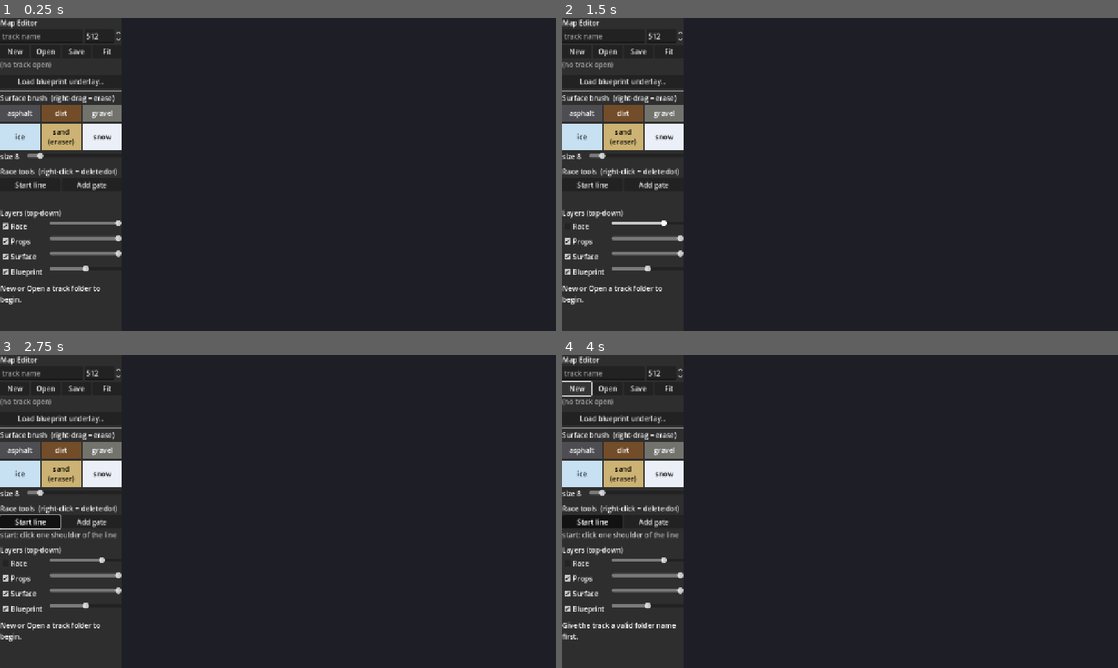
Above: before the commit, frames 1-4 (two rows, left to right).
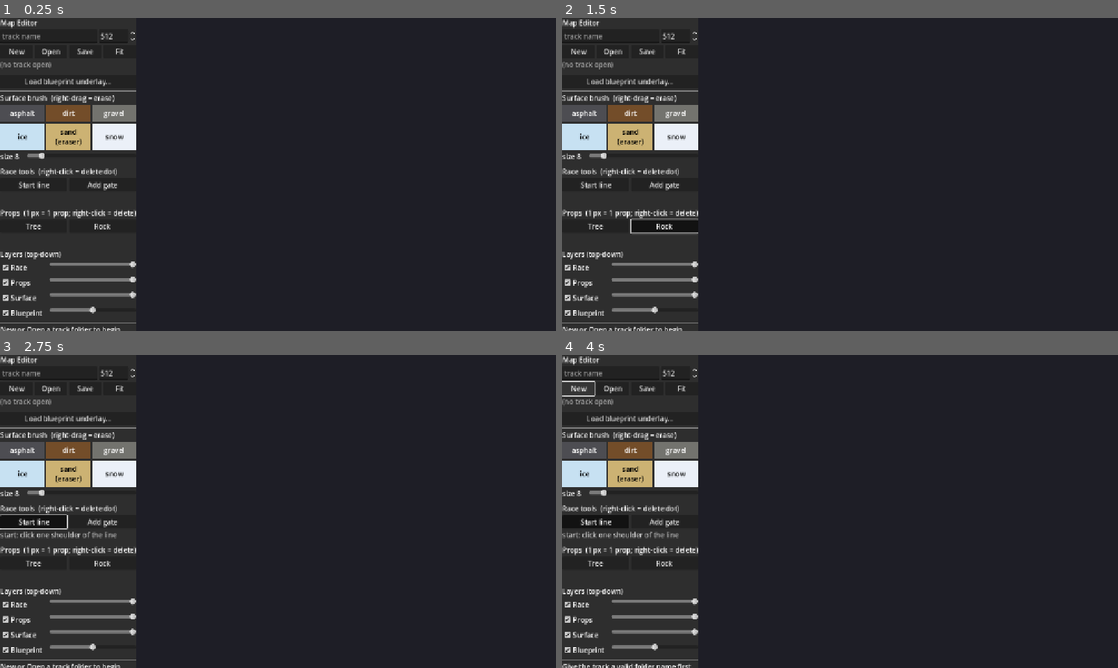
Above: after the commit, the same moments.

Repository: artemiiShabanov/RallyRivals
Game: Godot game, scene res://scenes/tools/map_editor.tscn
Two runs of this game, one before a commit and one after it. Both use one fixed random seed, a clock stepped at 60 frames per second and the inputs below. The project has no main scene, so this scene is started directly.
Inputs (mouse positions are in pixels of both pictures, inside the frame that each line leads up to):
- Up to frame 1 (0.25 s): no input
- Up to frame 2 (1.5 s): click (595, 224) at 0.5 s, where only the run after the commit has a clickable "Tree"; click (662, 224) at 1.25 s, where only the run after the commit has a clickable "Rock"
- Up to frame 3 (2.75 s): click "Start line" at 2 s
- Up to frame 4 (4 s): click "Start line" at 2.75 s; click "New" at 3.5 s

The runs differ from the first frame. In frame 1, 4.4% of the frame differs, in the area x 0-25%, y 4-100%; in frame 2, 4.7%; in frame 3, 4.4%; in frame 4, 4.5%.

Commit message:
Map editor: prop stamp tool + single-pixel marker fix
Tree/Rock stamps write SINGLE pixels — TrackBaker._add_markers spawns
one prop per matching pixel with no blob merging, so a 2x2 dot means 4
stacked props. That was a live bug in gen_test_track_images (every tree
was 4 overlapping boxes); markers are single pixels now and the test
track rebakes to exactly 8 props. Right-click erases nearby markers;
green/gray rings + a "N trees, M rocks" readout make 1 px stamps
visible; overlays refactored so race and prop gizmos coexist.

Verified headless: baked prop count 8, stamp/erase through real input
events, counts update, race overlays survive prop edits.

Task code-tools-map-editor-props done (25/127).

Co-Authored-By: Claude Opus 4.8 <noreply@anthropic.com>

Diff:
--- a/rallyrivals/scripts/tools/map_editor/map_editor.gd
+++ b/rallyrivals/scripts/tools/map_editor/map_editor.gd
@@ -33,6 +33,11 @@
 var _race_pending: Array[Vector2i] = []
 var _race_summary := ""             # last validation result, shown when not mid-placement
 var _race_hint: Label
+var _race_rings: Array = []         # overlay pieces, composed in _refresh_overlays
+var _race_lines: Array = []
+var _prop_mode := ""                # "" | "tree" | "rock"
+var _prop_rings: Array = []
+var _prop_count: Label
 
 func _ready() -> void:
 	var split := HBoxContainer.new()
@@ -150,6 +155,28 @@
 	_race_hint.autowrap_mode = TextServer.AUTOWRAP_WORD_SMART
 	_race_hint.modulate = Color(1, 1, 1, 0.7)
 	vb.add_child(_race_hint)
+
+	vb.add_child(HSeparator.new())
+	var props_title := Label.new()
+	props_title.text = "Props  (1 px = 1 prop; right-click = delete)"
+	vb.add_child(props_title)
+	var props_row := HBoxContainer.new()
+	for m in [["tree", "Tree"], ["rock", "Rock"]]:
+		var btn := Button.new()
+		btn.text = m[1]
+		btn.toggle_mode = true
+		btn.button_group = _brush_group
+		btn.size_flags_horizontal = Control.SIZE_EXPAND_FILL
+		btn.toggled.connect(func(on: bool) -> void:
+			if on:
+				_prop_mode = m[0]
+			elif _prop_mode == m[0]:
+				_prop_mode = "")
+		props_row.add_child(btn)
+	vb.add_child(props_row)
+	_prop_count = Label.new()
+	_prop_count.modulate = Color(1, 1, 1, 0.7)
+	vb.add_child(_prop_count)
 
 	vb.add_child(HSeparator.new())
 	var layers_title := Label.new()
@@ -287,9 +314,14 @@
 	_race_hint.text = prompts[_race_mode][_race_pending.size()] if _race_mode != "" else _race_summary
 
 func _on_clicked(px: Vector2i, button: int) -> void:
-	if doc == null or _race_mode == "":
+	if doc == null:
 		return
 	if px.x < 0 or px.y < 0 or px.x >= doc.size or px.y >= doc.size:
+		return
+	if _prop_mode != "" and _race_mode == "":
+		_prop_click(px, button)
+		return
+	if _race_mode == "":
 		return
 	if button == MOUSE_BUTTON_RIGHT:
 		_erase_race_near(px)
@@ -349,6 +381,50 @@
 			if Vector3(c.r - col.r, c.g - col.g, c.b - col.b).length() < 0.2:
 				img.set_pixel(x, y, Color.BLACK)
 
+# ---------- prop stamps ----------
+# Markers layer convention (TrackBaker._add_markers): ONE pixel = ONE prop, scanned per-pixel —
+# no blob merging like race dots. So stamps write single pixels.
+func _prop_click(px: Vector2i, button: int) -> void:
+	var img: Image = doc.images["markers"]
+	if button == MOUSE_BUTTON_LEFT:
+		img.set_pixel(px.x, px.y, TrackBaker.M_TREE if _prop_mode == "tree" else TrackBaker.M_ROCK)
+	elif button == MOUSE_BUTTON_RIGHT:
+		var r := 3
+		for dy in range(-r, r + 1):
+			for dx in range(-r, r + 1):
+				var x := px.x + dx; var y := px.y + dy
+				if x >= 0 and y >= 0 and x < doc.size and y < doc.size and dx * dx + dy * dy <= r * r:
+					img.set_pixel(x, y, Color.BLACK)
+	else:
+		return
+	doc.refresh_texture("markers")
+	_push_canvas()
+	_set_dirty(true)
+	_scan_props()
+	_refresh_overlays()
+
+func _scan_props() -> void:
+	_prop_rings = []
+	var trees := 0
+	var rocks := 0
+	if doc != null:
+		var img: Image = doc.images["markers"]
+		for y in doc.size:
+			for x in doc.size:
+				var c := img.get_pixel(x, y)
+				if Vector3(c.r - 1.0, c.g, c.b).length() < 0.2:
+					trees += 1
+					_prop_rings.append({"p": Vector2(x, y), "col": Color(0.25, 0.8, 0.3)})
+				elif Vector3(c.r, c.g, c.b - 1.0).length() < 0.2:
+					rocks += 1
+					_prop_rings.append({"p": Vector2(x, y), "col": Color(0.7, 0.7, 0.78)})
+	_prop_count.text = "%d trees, %d rocks" % [trees, rocks]
+
+func _refresh_overlays() -> void:
+	canvas.overlay_rings = _race_rings + _prop_rings
+	canvas.overlay_lines = _race_lines
+	canvas.queue_redraw()
+
 func _after_race_edit() -> void:
 	doc.refresh_texture("race")
 	_push_canvas()
@@ -357,8 +433,8 @@
 
 ## Rebuild race overlays + summary via TrackBaker's own reading of the layers.
 func _validate_race() -> void:
-	canvas.overlay_rings = []
-	canvas.overlay_lines = []
+	_race_rings = []
+	_race_lines = []
 	_race_summary = ""
 	if doc != null:
 		var b := TrackBaker.new()
@@ -375,19 +451,19 @@
 		var dirs := b._blobs(b._rc, TrackBaker.R_DIR)
 		var gates := b._blobs(b._rc, TrackBaker.R_GATE)
 		for p in starts:
-			canvas.overlay_rings.append({"p": p, "col": Color(1.0, 0.4, 1.0)})
+			_race_rings.append({"p": p, "col": Color(1.0, 0.4, 1.0)})
 		for p in dirs:
-			canvas.overlay_rings.append({"p": p, "col": Color(1.0, 1.0, 0.3)})
+			_race_rings.append({"p": p, "col": Color(1.0, 1.0, 0.3)})
 		var problems: Array[String] = []
 		if starts.is_empty() and dirs.is_empty() and gates.is_empty():
 			_race_summary = "race: empty — place a start line"
 			_update_race_hint()
-			canvas.queue_redraw()
+			_refresh_overlays()
 			return
 		if starts.size() != 2:
 			problems.append("start dots %d (need 2)" % starts.size())
 		else:
-			canvas.overlay_lines.append({"a": starts[0], "b": starts[1], "col": Color(1.0, 0.4, 1.0)})
+			_race_lines.append({"a": starts[0], "b": starts[1], "col": Color(1.0, 0.4, 1.0)})
 			if not b._is_road((starts[0] + starts[1]) * 0.5):
 				problems.append("start midpoint off-road")
 		if dirs.size() != 1:
@@ -396,18 +472,18 @@
 		if pairs == null:
 			problems.append("gates don't pair (odd dot or midpoint off-road)")
 			for p in gates:
-				canvas.overlay_rings.append({"p": p, "col": Color(1.0, 0.25, 0.2)})
+				_race_rings.append({"p": p, "col": Color(1.0, 0.25, 0.2)})
 		else:
 			for pr in pairs:
-				canvas.overlay_lines.append({"a": pr[0], "b": pr[1], "col": Color(0.3, 1.0, 0.4)})
+				_race_lines.append({"a": pr[0], "b": pr[1], "col": Color(0.3, 1.0, 0.4)})
 			for p in gates:
-				canvas.overlay_rings.append({"p": p, "col": Color(0.3, 1.0, 0.4)})
+				_race_rings.append({"p": p, "col": Color(0.3, 1.0, 0.4)})
 		if problems.is_empty():
 			_race_summary = "race OK: start + %d gates" % (pairs as Array).size()
 		else:
 			_race_summary = "race INVALID: " + "; ".join(problems)
 	_update_race_hint()
-	canvas.queue_redraw()
+	_refresh_overlays()
 
 # ---------- actions ----------
 func _on_new() -> void:
@@ -465,6 +541,7 @@
 		(_layer_rows[layer]["check"] as CheckBox).set_pressed_no_signal(doc.layer_visible[layer])
 		(_layer_rows[layer]["slider"] as HSlider).set_value_no_signal(doc.layer_opacity[layer])
 	_push_canvas()
+	_scan_props()
 	_validate_race()
 	_set_status(status)
 
--- a/rallyrivals/scripts/track/gen_test_track_images.gd
+++ b/rallyrivals/scripts/track/gen_test_track_images.gd
@@ -169,10 +169,11 @@
 		_dot(rc, gp + gperp * GATE_HW_PX, GATE)
 		_dot(rc, gp - gperp * GATE_HW_PX, GATE)
 
+	# Markers are SINGLE pixels: the baker spawns one prop per matching pixel (no blob merge).
 	for p in TREES:
-		_dot(mk, p, TREE)
+		mk.set_pixel(int(p.x), int(p.y), TREE)
 	for p in ROCKS:
-		_dot(mk, p, ROCK)
+		mk.set_pixel(int(p.x), int(p.y), ROCK)
 
 	hm.save_exr(dir + "heightmap.exr")
 	sf.save_png(dir + "surface.png")
Binary file changed: rallyrivals/assets/tracks/test/markers.png
Not shown, changed: STATUS.md
Not shown, changed: tasks.yaml
